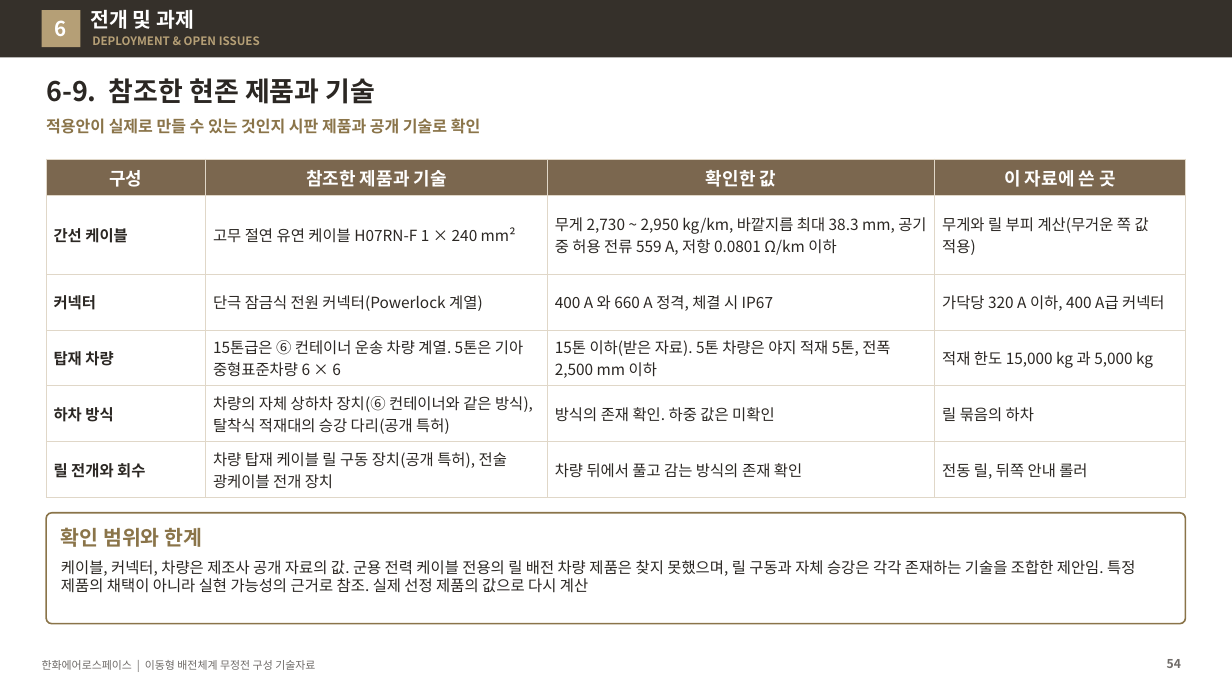
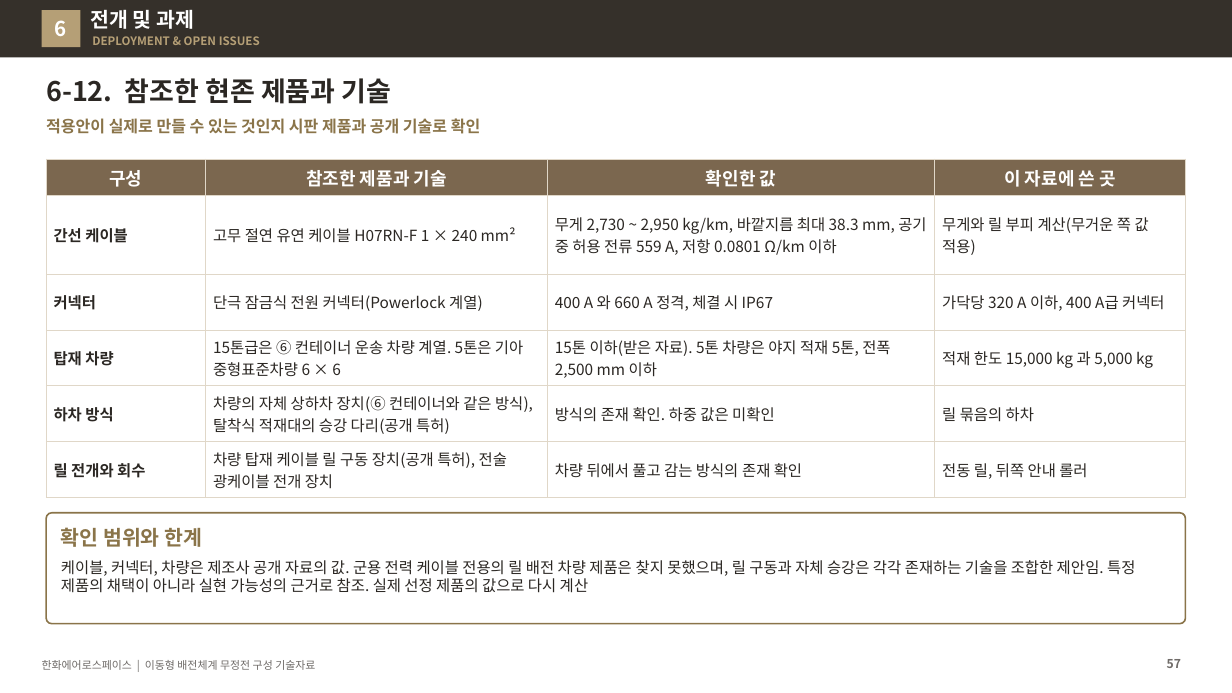
Before and after one commit to byunjd112-hue/headroom, a slide deck: slide 57 of mobile_ems/docs/out/IFPS_이동형배전체계_무정전구성_기술자료_Rev72.pptx (slide 54 before the commit). Drawn at 1232x693 pixels with LibreOffice and Linux fonts; fonts in the diff are those of the drawing. Boxes give left, top, right and bottom in pixels: in the first picture for what was removed or moved away, otherwise in the second. Text is boxed around its words. In the diff, an @@ line names an element or a change of style, - is before the commit and + after.

```diff
--- a/mobile_ems/docs/out/IFPS_이동형배전체계_무정전구성_기술자료_Rev72.pptx
+++ b/mobile_ems/docs/out/IFPS_이동형배전체계_무정전구성_기술자료_Rev72.pptx
@@ title at [46, 78, 391, 104]: text changed @@
-6-9. 참조한 현존 제품과 기술
+6-12. 참조한 현존 제품과 기술
@@ page number at [1167, 659, 1181, 668]: text changed @@
-54
+57
```
Also in this commit, not shown: 5 other slides changed, 3 slides added, 6 other files.
